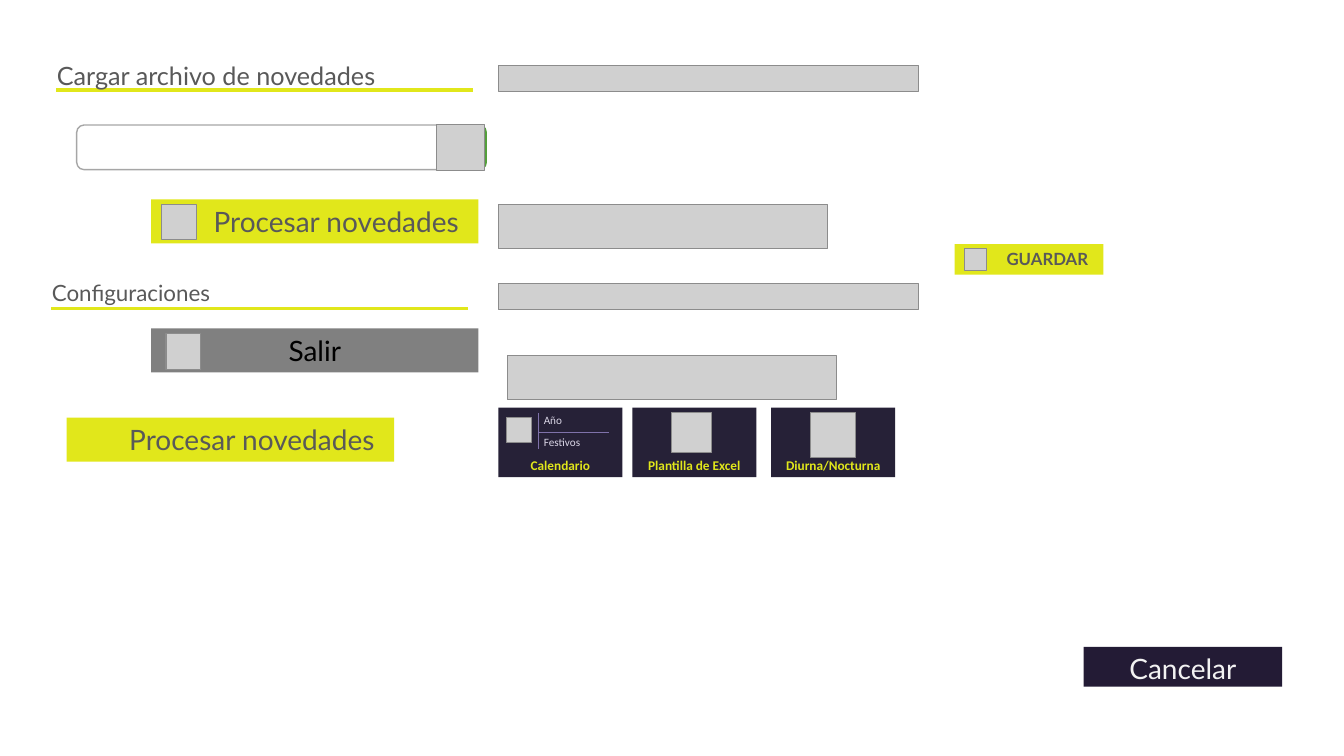
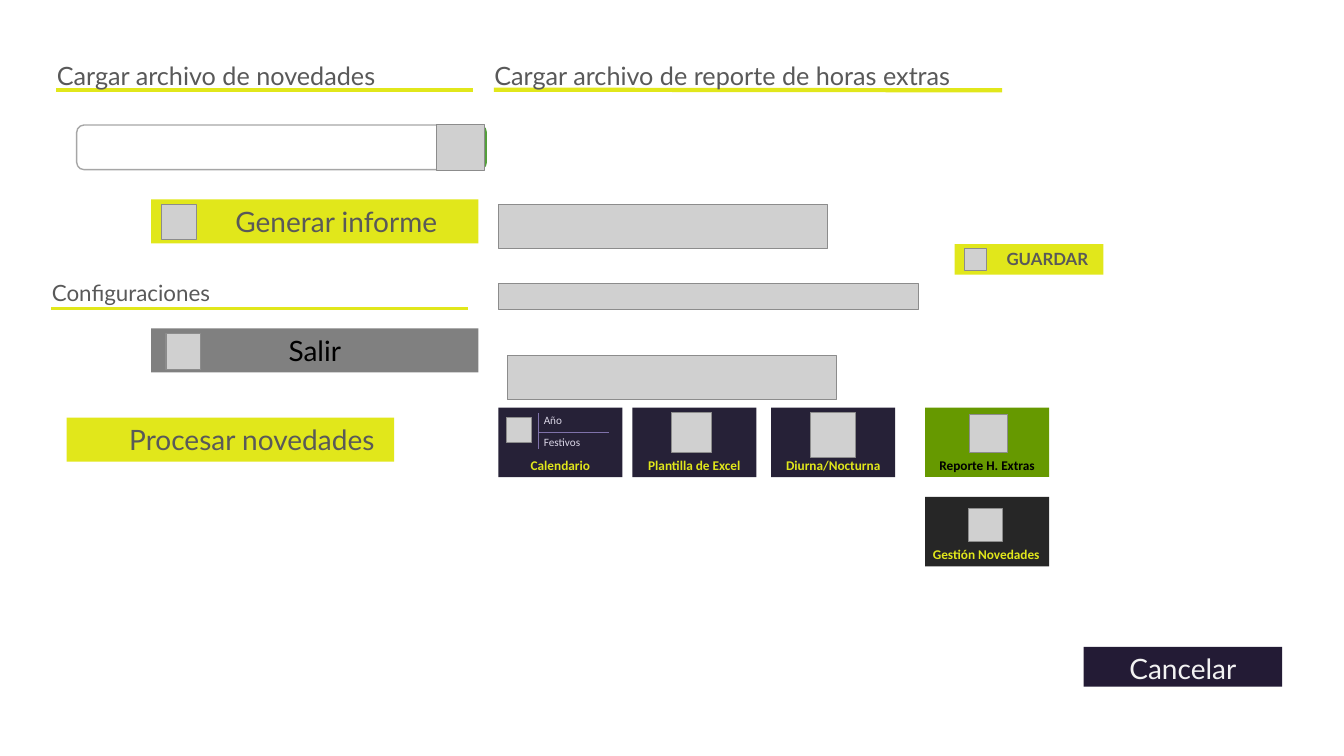
Before and after one commit to edisonude/quipuxNovedades, a slide deck: slide 2 of designs/Designs.pptx. Drawn at 1344x756 pixels with LibreOffice and Linux fonts; fonts in the diff are those of the drawing; grey boxes stand for pictures. Boxes give left, top, right and bottom in pixels: in the first picture for what was removed or moved away, otherwise in the second. Text is boxed around its words. In the diff, an @@ line names an element or a change of style, - is before the commit and + after.

Commit message:
Reporte horas extras diarias

```diff
--- a/designs/Designs.pptx
+++ b/designs/Designs.pptx
@@ text added at (494, 66, 950, 89), 18 pt, text #595959 @@
+Cargar archivo de reporte de horas extras
@@ picture removed at (498, 66, 919, 92) @@
@@ line added from (494, 90) to (1002, 91), #E1E71B 3 pt @@
@@ text in rectangle at (235, 211, 437, 232): text changed @@
-Procesar novedades
+Generar informe
@@ rectangle added at (926, 407, 1050, 477), fill #669900 @@
@@ picture added at (970, 414, 1008, 453) @@
@@ text added at (939, 461, 1034, 472), 9.5 pt, text #000000, bold @@
+Reporte H. Extras
@@ rectangle added at (926, 497, 1050, 567), fill #262626 @@
@@ picture added at (969, 508, 1002, 541) @@
@@ text added at (933, 549, 1039, 559), 9.5 pt, text #E1E71B, bold @@
+Gestión Novedades
```
Also in this commit, not shown: 1 other slide changed, 8 other files.
